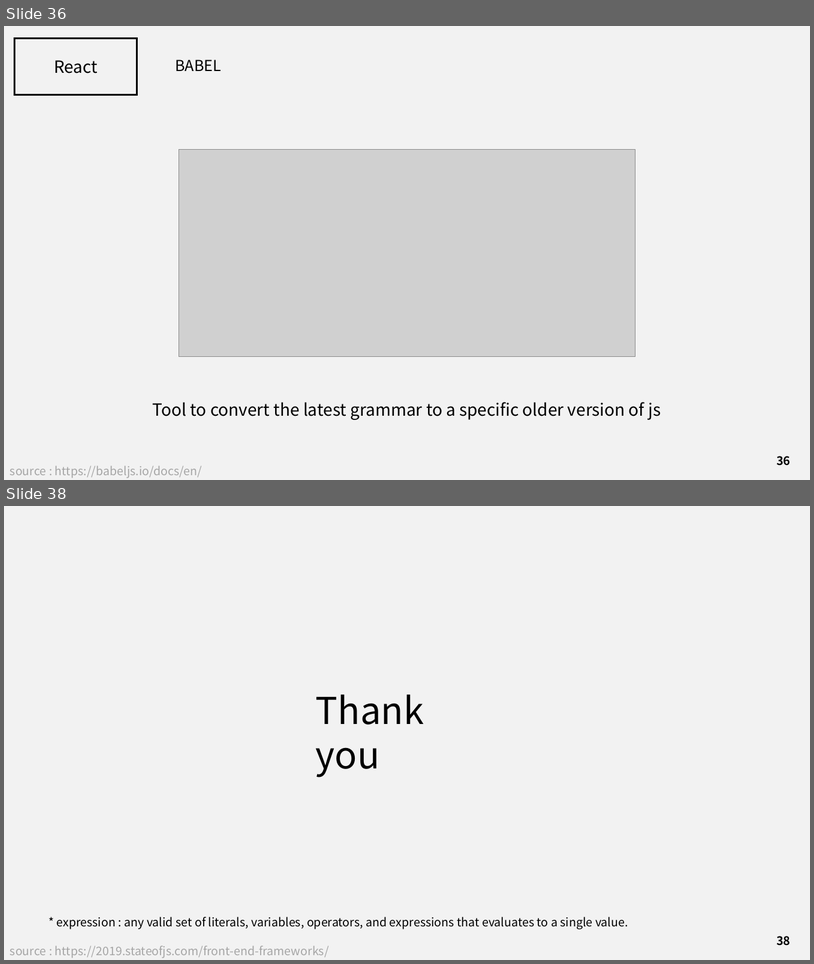
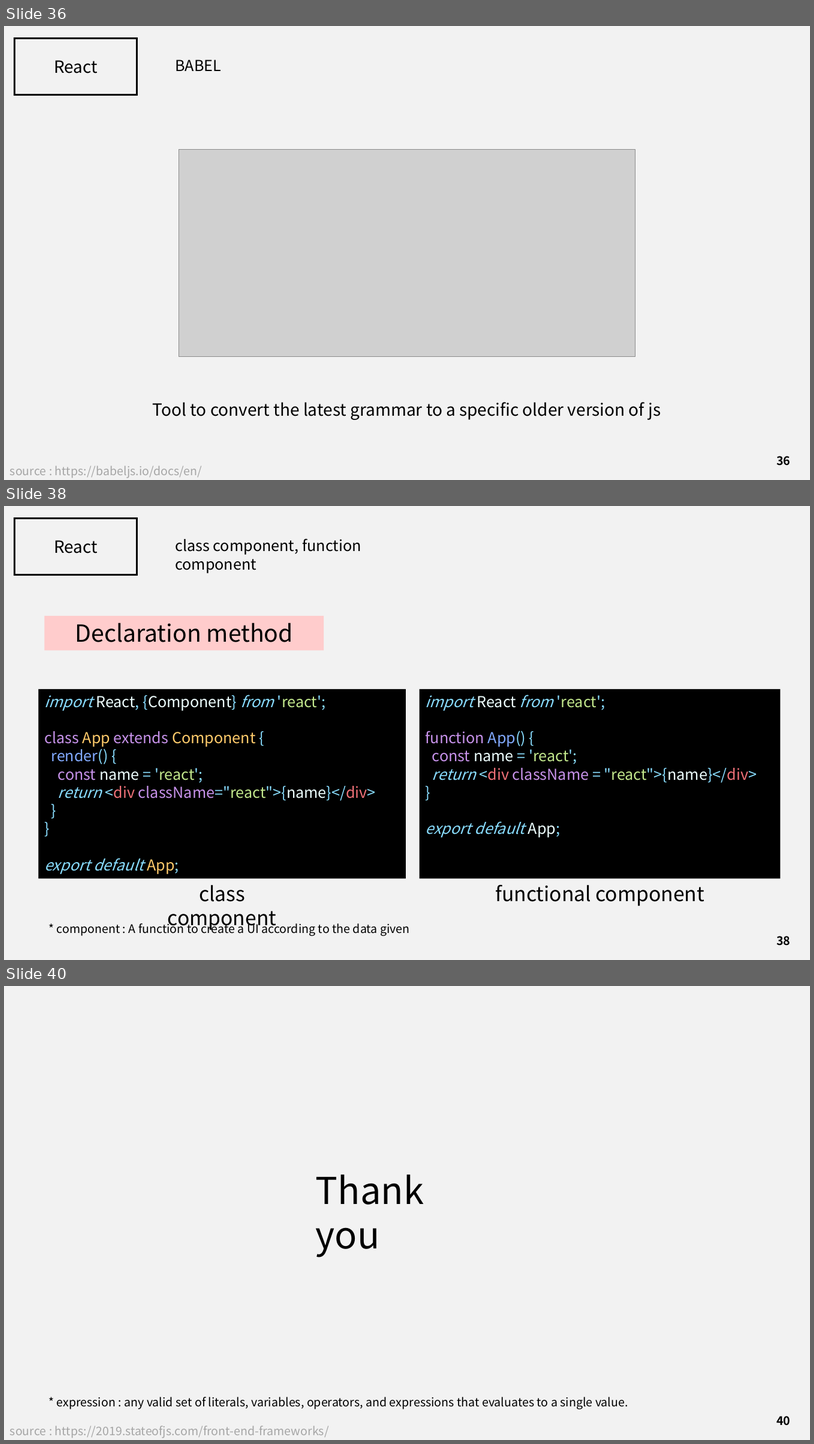
Before and after one commit to J3SUNG/Seminar, a slide deck: 210201_React.pptx. Shown one above the other, each under a label of ours: slides 36 and 38 before the commit, slides 36, 38 and 40 after it; the slides between them are not shown. The pictures are 814x964 and 814x1444 pixels, drawn with LibreOffice and Linux fonts; fonts in the diff are those of the drawing; grey boxes stand for pictures. Boxes give left, top, right and bottom in pixels: in the first picture for what was removed or moved away, otherwise in the second. Text is boxed around its words. In the diff, an @@ line names an element or a change of style, - is before the commit and + after.

```diff
--- a/210201_React.pptx
+++ b/210201_React.pptx
@@ slide 38 added at box(4, 506, 810, 960), background #F2F2F2 @@
@@ rectangle added at box(14, 518, 137, 574), outline #000000 2 pt @@
@@ text added at box(54, 540, 98, 553), 20 pt, text #000000 @@
+React
@@ text added at box(175, 538, 361, 573), 18 pt, text #000000 @@
+class component, function component
@@ rectangle added at box(45, 615, 324, 650), fill #FFCCCC, 28 pt, text #000000 @@
+Declaration method
@@ rectangle added at box(38, 690, 406, 879), fill #000000, 18 pt, text #89DDFF @@
+import React, {Component} from 'react';
+class App extends Component {
+render() {
+const name = 'react';
+return <div className="react">{name}</div>
+}
+}
+export default App;
@@ rectangle added at box(420, 690, 781, 879), fill #000000, 18 pt, text #89DDFF @@
+import React from 'react';
+function App() {
+const name = 'react';
+return <div className = "react">{name}</div>
+}
+export default App;
@@ text added at box(168, 885, 276, 930), 24 pt, text #000000 @@
+class component
@@ text added at box(495, 885, 705, 906), 24 pt, text #000000 @@
+functional component
@@ text added at box(57, 921, 410, 936), 14 pt, text #000000 @@
+* component : A function to create a UI according to the data given
@@ page number added at box(777, 936, 791, 945), 14 pt, text #000000, bold @@
+38
@@ what was slide 38 is now slide 40 @@
@@ page number at box(777, 1416, 791, 1425): text changed @@
-38
+40
```
Also in this commit, not shown: 1 slide changed, 1 other slide added, 1 other file.
